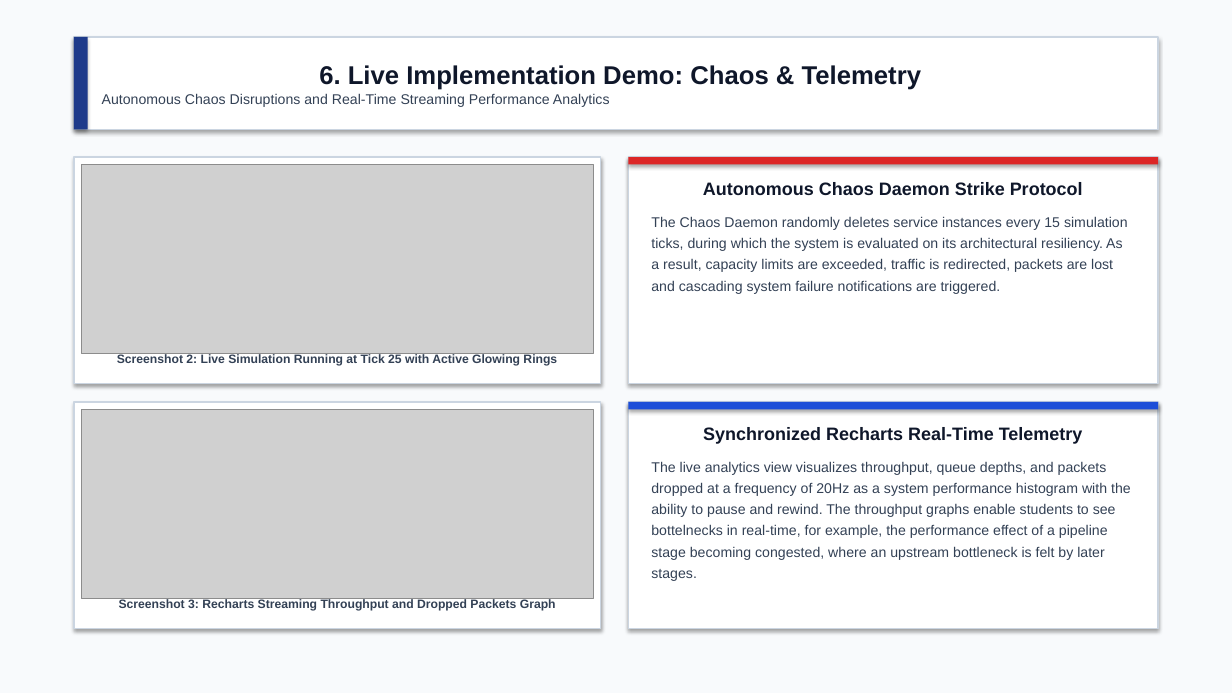
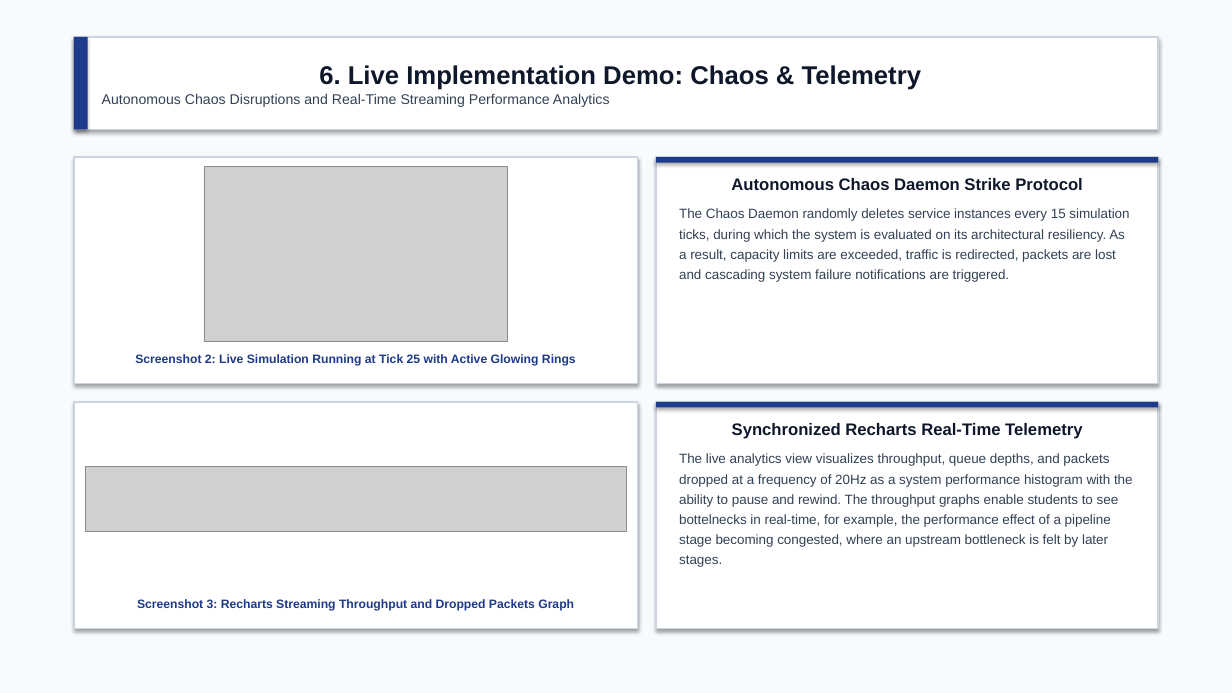
Before and after one commit to ankur-on-github/NetworkSim, a slide deck: slide 7 of University_Submissions/24BCE1836_NetworkSim_Presentation.pptx. Drawn at 1232x693 pixels with LibreOffice and Linux fonts; fonts in the diff are those of the drawing; grey boxes stand for pictures. Boxes give left, top, right and bottom in pixels: in the first picture for what was removed or moved away, otherwise in the second. Text is boxed around its words. In the diff, an @@ line names an element or a change of style, - is before the commit and + after.

Commit message:
Fix diagram mappings to use genuine System Architecture & DFD, unify presentation colors to academic navy

```diff
--- a/University_Submissions/24BCE1836_NetworkSim_Presentation.pptx
+++ b/University_Submissions/24BCE1836_NetworkSim_Presentation.pptx
@@ rectangle: place and size @@
-rectangle at [74, 157, 601, 384]
+rectangle at [74, 157, 638, 384]
@@ picture: place and size @@
-picture at [81, 165, 593, 354]
+picture at [204, 166, 508, 342]
@@ rectangle "Autonomous Chaos Daemon Strike Protocol": place and size @@
-rectangle "Autonomous Chaos Daemon Strike Protocol" at [628, 157, 1158, 384]
+rectangle "Autonomous Chaos Daemon Strike Protocol" at [656, 157, 1158, 384]
@@ rectangle "Autonomous Chaos Daemon Strike Protocol" at [656, 157, 1158, 384]: size 14 to 13 pt in "Autonomous Chaos Daemon Strike Protocol"; size 11 to 10.5 pt in "The Chaos Daemon randomly deletes service instances ..."; less space between paragraphs @@
@@ rectangle: place and size @@
-rectangle at [628, 157, 1158, 165]
+rectangle at [656, 157, 1158, 163]
@@ rectangle at [656, 157, 1158, 163]: fill #DC2626 to #1E3A8A @@
@@ text "Screenshot 2: Live Simulation Running ..." at [135, 354, 576, 366]: text colour #334155 to #1E3A8A @@
@@ rectangle: place and size @@
-rectangle at [74, 402, 601, 628]
+rectangle at [74, 402, 638, 628]
@@ rectangle "Synchronized Recharts Real-Time Telemetry": place and size @@
-rectangle "Synchronized Recharts Real-Time Telemetry" at [628, 402, 1158, 628]
+rectangle "Synchronized Recharts Real-Time Telemetry" at [656, 402, 1158, 628]
@@ rectangle "Synchronized Recharts Real-Time Telemetry" at [656, 402, 1158, 628]: size 14 to 13 pt in "Synchronized Recharts Real-Time Telemetry"; size 11 to 10.5 pt in "The live analytics view visualizes throughput, queue ..."; less space between paragraphs @@
@@ rectangle: place and size @@
-rectangle at [628, 402, 1158, 409]
+rectangle at [656, 402, 1158, 408]
@@ rectangle at [656, 402, 1158, 408]: fill #1D4ED8 to #1E3A8A @@
@@ picture: place and size @@
-picture at [81, 409, 593, 599]
+picture at [85, 467, 627, 531]
@@ text "Screenshot 3: Recharts Streaming Throughput ..." at [137, 599, 574, 611]: text colour #334155 to #1E3A8A @@
```
Also in this commit, not shown: 9 other slides changed, 39 other files.
